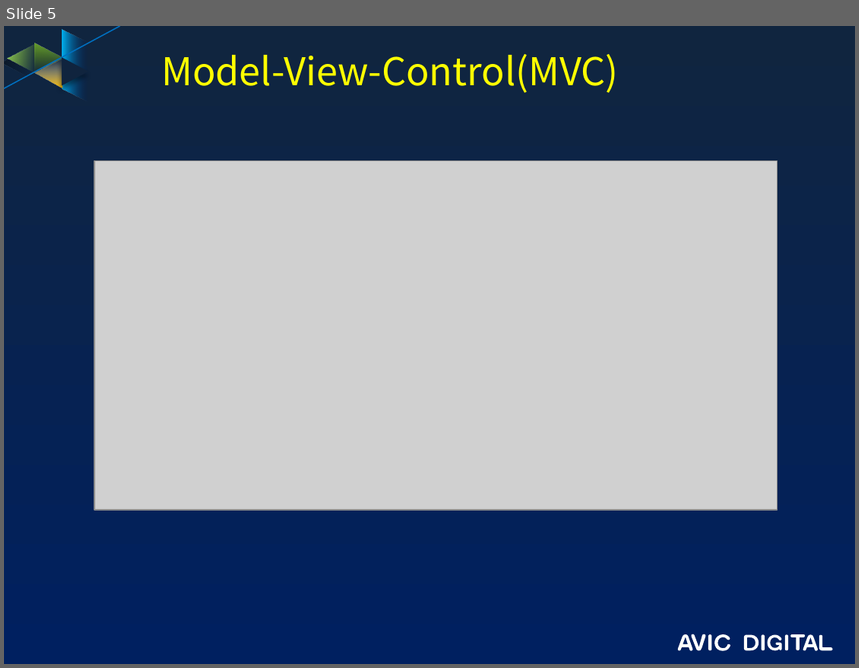
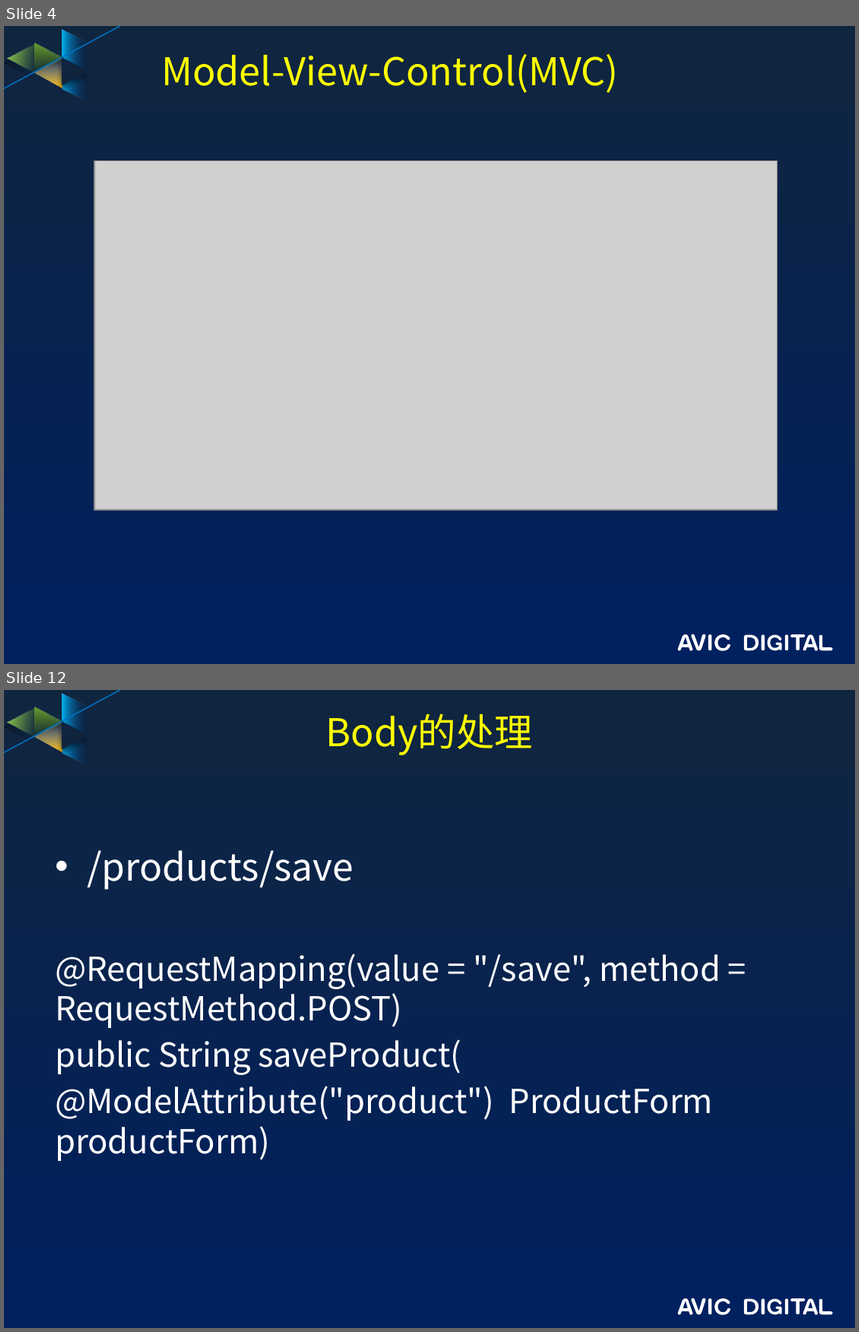
Before and after one commit to guofengzh/java-way, a slide deck: spring/docs/03-mvc.pptx. Shown one above the other, each under a label of ours: slide 5 before the commit, slides 4 and 12 after it; the slides between them are not shown. The pictures are 859x668 and 859x1332 pixels, drawn with LibreOffice and Linux fonts; fonts in the diff are those of the drawing; grey boxes stand for pictures; background and template pictures are left out. Boxes give left, top, right and bottom in pixels: in the first picture for what was removed or moved away, otherwise in the second. Text is boxed around its words. In the diff, an @@ line names an element or a change of style, - is before the commit and + after.

```diff
--- a/spring/docs/03-mvc.pptx
+++ b/spring/docs/03-mvc.pptx
@@ slide 12 added at [4, 690, 855, 1328], background gradient #10253F to #002060; not listed: 17 template elements that a slide beside it also shows @@
@@ title added at [326, 714, 533, 755], 32.4 pt, text #FFFF00 @@
+Body的处理
@@ text added at [55, 850, 721, 1161], 28 pt, text #FFFFFF @@
+• /products/save
+@RequestMapping(value = "/save", method = RequestMethod.POST)
+public String saveProduct(
+@ModelAttribute("product") ProductForm productForm)
@@ what was slide 5 is now slide 4 @@
```
Also in this commit, not shown: 1 slide changed, 8 other slides added, 1 slide removed, 2 other files.
